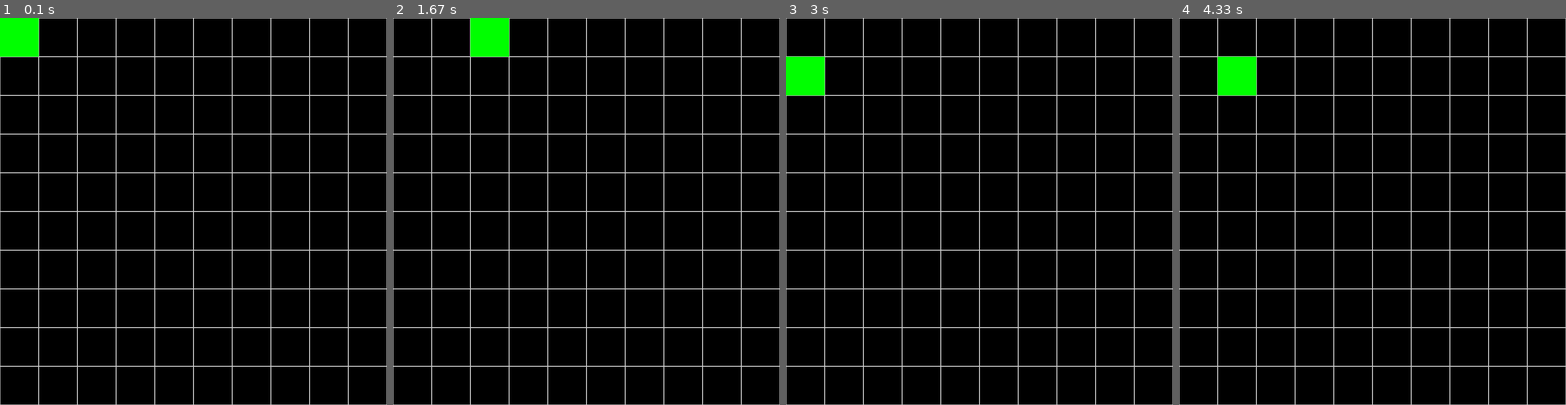
Above: before the commit, frames 1-4 (left to right).
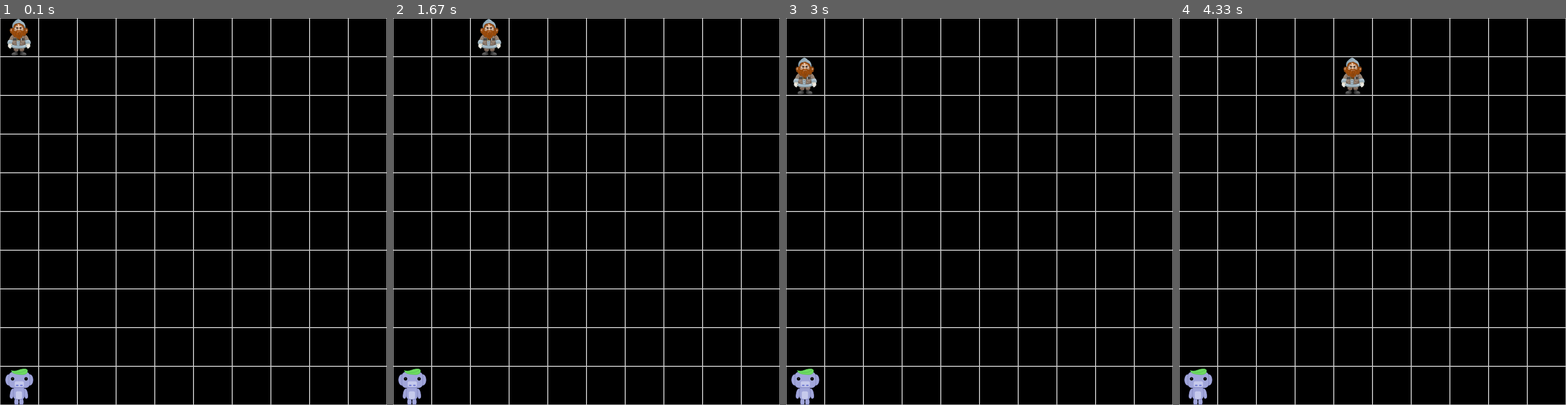
Above: after the commit, the same moments.

Repository: AdimadLp/Wumpus
Game: pygame game, started from main.py
Two runs of this game, one before a commit and one after it. Both use one fixed random seed, a clock stepped at 60 frames per second and the inputs below.
Inputs:
- Up to frame 1 (0.1 s): no input
- Up to frame 2 (1.67 s): hold Right 0.33-0.8 s; hold Up 0.83-1.13 s; hold Right 1.17-1.63 s
- Up to frame 3 (3 s): hold Left 1.67-2.2 s; hold Down 2.23-2.53 s; hold Left 2.57-2.97 s
- Up to frame 4 (4.33 s): hold Up 3-3.37 s; hold Right 3.4-4.03 s; hold Down from 4.07 s (still down)

The runs differ from the first frame. In frame 1, 1.4% of the frame differs, in the area x 0-10%, y 0-100%; in frame 2, 1.4%; in frame 3, 1.4%; in frame 4, 1.8%, in the area x 1-48%, y 10-100%.

Commit message:
Refactor environment and agent classes; add image loading and drawing functionality

Diff:
--- a/agent/agent.py
+++ b/agent/agent.py
@@ -1,6 +1,4 @@
 # FILE: agent/agent.py
-import pygame
-
 
 class Agent:
     def __init__(self, environment):
@@ -8,8 +6,6 @@
         self.position = (0, 0)
         self.has_gold = False
         self.enabled = False  # Flag to determine if the agent is enabled
-        self.image = pygame.Surface((environment.cell_size, environment.cell_size))
-        self.image.fill((0, 255, 0))  # Green square for the agent
 
     def perceive(self):
         # Logic for the agent to perceive its surroundings
@@ -23,27 +19,29 @@
         # Logic for the agent to act based on decisions
         pass
 
-    def move(self, direction):
+    def can_move(self, direction):
         x, y = self.position
         if direction == "right":
-            if x < self.environment.size - 1:
-                self.position = (x + 1, y)
-            else:
-                raise IndexError("Agent would go out of the environment")
+            return x < self.environment.size - 1
         elif direction == "left":
-            if x > 0:
-                self.position = (x - 1, y)
-            else:
-                raise IndexError("Agent would go out of the environment")
+            return x > 0
         elif direction == "up":
-            if y > 0:
-                self.position = (x, y - 1)
-            else:
-                raise IndexError("Agent would go out of the environment")
+            return y > 0
         elif direction == "down":
-            if y < self.environment.size - 1:
-                self.position = (x, y + 1)
-            else:
-                raise IndexError("Agent would go out of the environment")
+            return y < self.environment.size - 1
         else:
             raise ValueError("Invalid direction")
+
+    def move(self, direction):
+        if not self.can_move(direction):
+            raise IndexError("Agent would go out of the environment")
+
+        x, y = self.position
+        if direction == "right":
+            self.position = (x + 1, y)
+        elif direction == "left":
+            self.position = (x - 1, y)
+        elif direction == "up":
+            self.position = (x, y - 1)
+        elif direction == "down":
+            self.position = (x, y + 1)
--- a/environment/environment.py
+++ b/environment/environment.py
@@ -1,18 +1,19 @@
-# FILE: environment.py
-
+# FILE: environment/environment.py
+import random
+from .wumpus import Wumpus
 
 class Environment:
-    def __init__(self, size, cell_size):
+    def __init__(self, size):
         self.size = size
-        self.cell_size = cell_size
         self.grid = [["" for _ in range(size)] for _ in range(size)]
         self.place_wumpus()
         self.place_pits()
         self.place_gold()
 
     def place_wumpus(self):
-        # Logic to place Wumpus in the grid
-        pass
+        x = random.randint(0, self.size - 1)
+        y = random.randint(0, self.size - 1)
+        self.grid[x][y] = "W"
 
     def place_pits(self):
         # Logic to place pits in the grid
@@ -21,7 +22,3 @@
     def place_gold(self):
         # Logic to place gold in the grid
         pass
-
-    def display(self):
-        for row in self.grid:
-            print(" ".join(row))
--- a/environment/gold.py
+++ b/environment/gold.py
@@ -1,2 +1,4 @@
+# FILE: environment/gold.py
+
 class Gold:
     pass
--- a/environment/pit.py
+++ b/environment/pit.py
@@ -1,2 +1,4 @@
+# FILE: environment/pit.py
+
 class Pit:
     pass
--- a/environment/wumpus.py
+++ b/environment/wumpus.py
@@ -1,2 +1,4 @@
+# FILE: environment/wumpus.py
+
 class Wumpus:
     pass
--- a/main.py
+++ b/main.py
@@ -15,12 +15,37 @@
 pygame.display.set_caption("Wumpus World")
 
 
+def load_and_scale_image(image_path, cell_size):
+    image = pygame.image.load(image_path)
+    original_width, original_height = image.get_size()
+    scaling_factor = min(cell_size / original_width, cell_size / original_height)
+    new_width = int(original_width * scaling_factor)
+    new_height = int(original_height * scaling_factor)
+    return pygame.transform.smoothscale(image, (new_width, new_height))
+
+
+def calculate_draw_position(x, y, image):
+    image_width, image_height = image.get_size()
+    draw_x = x * CELL_SIZE + (CELL_SIZE - image_width) // 2
+    draw_y = y * CELL_SIZE + (CELL_SIZE - image_height) // 2
+    return draw_x, draw_y
+
+
 # Define the game class
 class WumpusGame:
     def __init__(self):
-        self.environment = Environment(size=GRID_SIZE, cell_size=CELL_SIZE)
+        # Load all images
+        self.agent_image = load_and_scale_image("src/agent.png", CELL_SIZE)
+        self.wumpus_image = load_and_scale_image("src/wumpus_discord.png", CELL_SIZE)
+        # self.pit_image = load_and_scale_image('src/pit.png', CELL_SIZE)
+        # self.gold_image = load_and_scale_image('src/gold.png', CELL_SIZE)
+
+        # Initialize the environment and agent
+        self.environment = Environment(size=GRID_SIZE)
         self.agent = Agent(self.environment)
         self.running = True
+        self.key_hold_time = 0
+        self.key_hold_threshold = 500  # milliseconds
 
     def draw_grid(self):
         for x in range(GRID_SIZE):
@@ -30,7 +55,24 @@
 
     def draw_agent(self):
         x, y = self.agent.position
-        screen.blit(self.agent.image, (x * CELL_SIZE, y * CELL_SIZE))
+        draw_x, draw_y = calculate_draw_position(x, y, self.agent_image)
+        screen.blit(self.agent_image, (draw_x, draw_y))
+
+    def draw_environment(self):
+        for x in range(self.environment.size):
+            for y in range(self.environment.size):
+                cell_content = self.environment.grid[x][y]
+                if cell_content == "W":
+                    image = self.wumpus_image
+                elif cell_content == "P":
+                    image = self.pit_image
+                elif cell_content == "G":
+                    image = self.gold_image
+                else:
+                    continue
+
+                draw_x, draw_y = calculate_draw_position(x, y, image)
+                screen.blit(image, (draw_x, draw_y))
 
     def run(self):
         clock = pygame.time.Clock()
@@ -53,9 +95,29 @@
                             print(e)
                         except ValueError as e:
                             print(e)
+                    self.key_hold_time = pygame.time.get_ticks()
+
+            keys = pygame.key.get_pressed()
+            if not self.agent.enabled:
+                current_time = pygame.time.get_ticks()
+                if current_time - self.key_hold_time > self.key_hold_threshold:
+                    try:
+                        if keys[K_UP]:
+                            self.agent.move("up")
+                        if keys[K_DOWN]:
+                            self.agent.move("down")
+                        if keys[K_LEFT]:
+                            self.agent.move("left")
+                        if keys[K_RIGHT]:
+                            self.agent.move("right")
+                    except IndexError as e:
+                        print(e)
+                    except ValueError as e:
+                        print(e)
 
             screen.fill((0, 0, 0))
             self.draw_grid()
+            self.draw_environment()
             self.draw_agent()
             pygame.display.flip()
             clock.tick(30)
Binary file added: src/agent.png
Binary file added: src/wumpus_discord.png
Not shown, added: src/agent.zip
